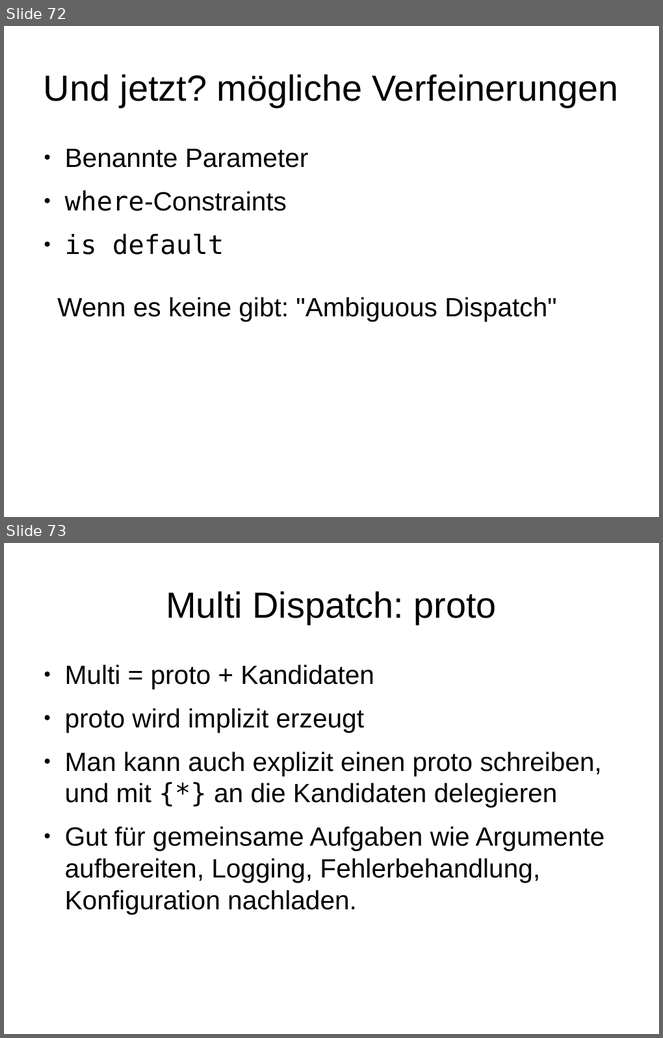
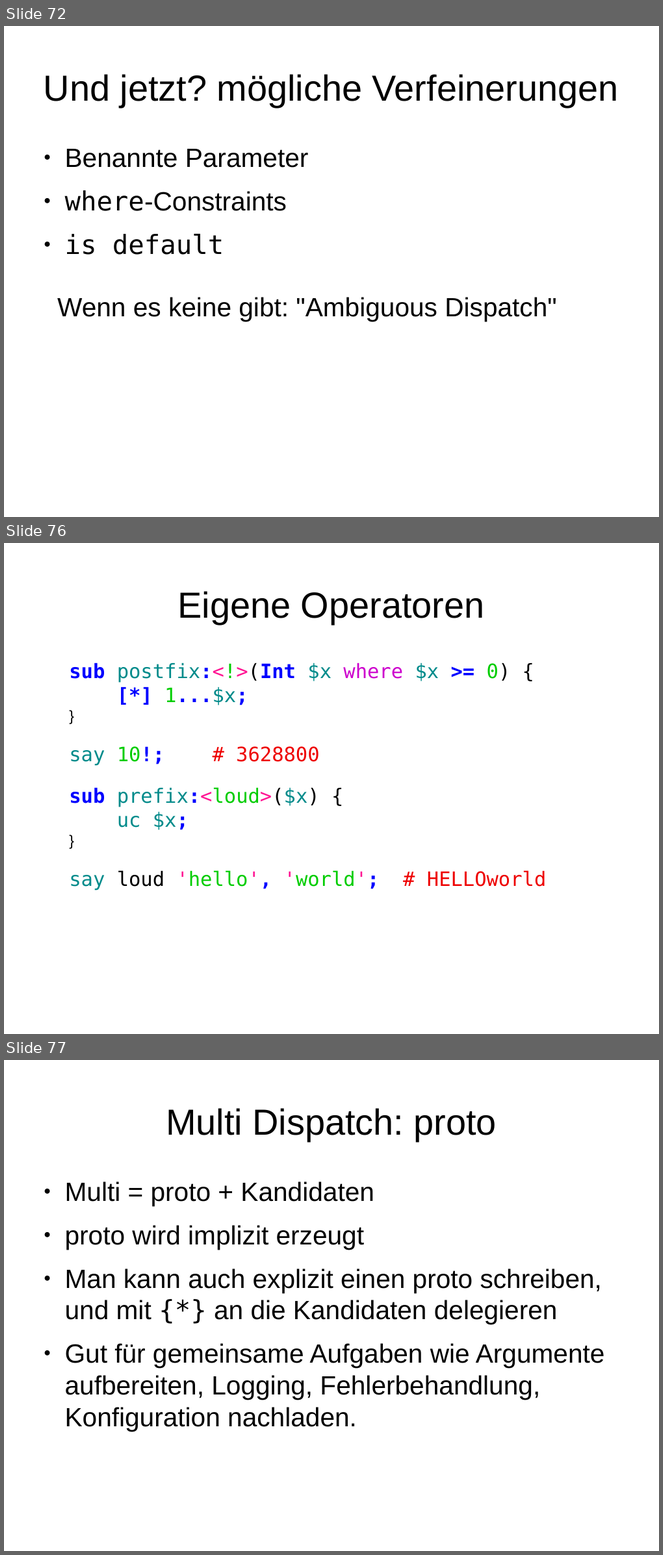
Before and after one commit to moritz/perl6-training-de, a slide deck: schulung.odp. Shown one above the other, each under a label of ours: slides 72 and 73 before the commit, slides 72, 76 and 77 after it; the slides between them are not shown. The pictures are 663x1038 and 663x1555 pixels, drawn with LibreOffice and Linux fonts; fonts in the diff are those of the drawing. Boxes give left, top, right and bottom in pixels: in the first picture for what was removed or moved away, otherwise in the second. Text is boxed around its words. In the diff, an @@ line names an element or a change of style, - is before the commit and + after.

Commit message:
Operatoren

```diff
--- a/schulung.odp
+++ b/schulung.odp
@@ slide 76 added at (4, 543, 659, 1034), background #FFFFFF @@
@@ title added at (178, 591, 484, 624), 44 pt, text #000000 @@
+Eigene Operatoren
@@ text added at (69, 663, 546, 890), 24 pt, text #008B8B @@
+sub postfix:<!>(Int $x where $x >= 0) {
+[*] 1...$x;
+}
+say 10!; # 3628800
+sub prefix:<loud>($x) {
+uc $x;
+}
+say loud 'hello', 'world'; # HELLOworld
@@ what was slide 73 is now slide 77 @@
```
Also in this commit, not shown: 9 other slides added, 3 other files.
